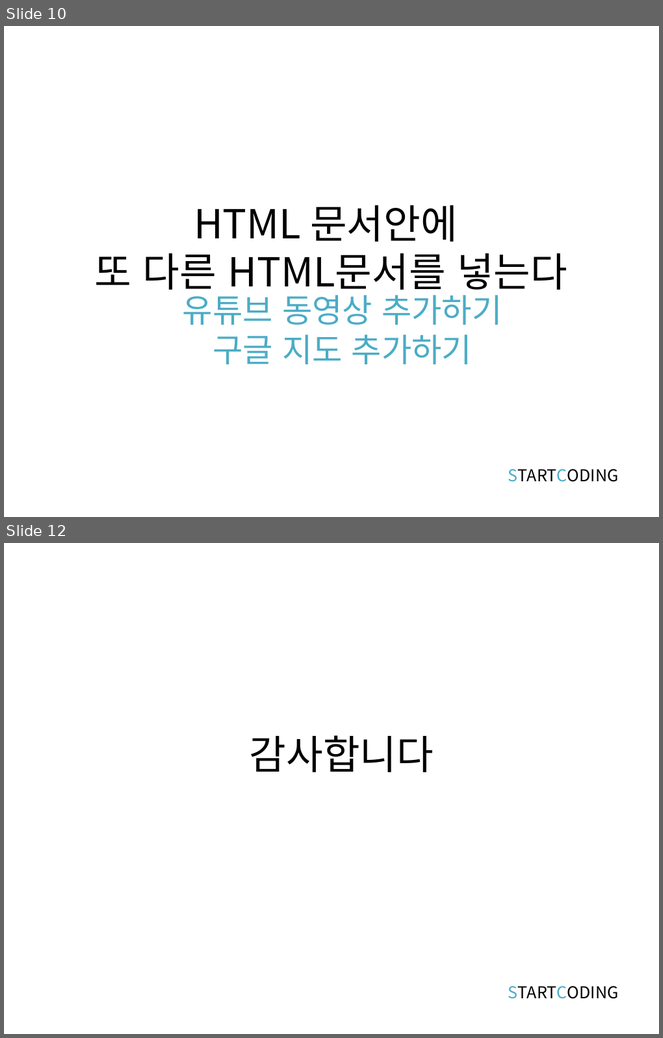
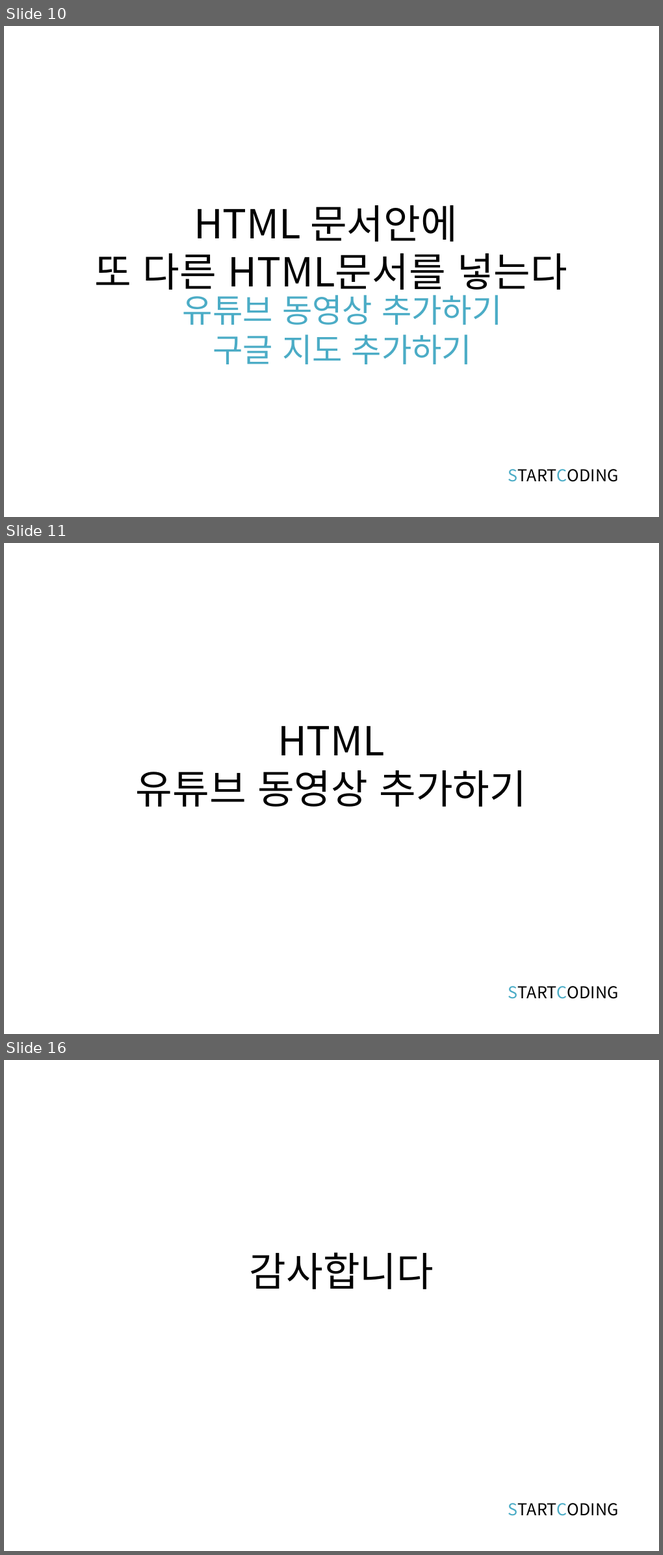
Before and after one commit to kwonkijun/web, a slide deck: 프론트엔드기초(PPT)/HTML5 3강_멀티미디어태그.pptx. Shown one above the other, each under a label of ours: slides 10 and 12 before the commit, slides 10, 11 and 16 after it; the slides between them are not shown. The pictures are 663x1038 and 663x1555 pixels, drawn with LibreOffice and Linux fonts; fonts in the diff are those of the drawing. Boxes give left, top, right and bottom in pixels: in the first picture for what was removed or moved away, otherwise in the second. Text is boxed around its words. In the diff, an @@ line names an element or a change of style, - is before the commit and + after.

```diff
--- a/프론트엔드기초(PPT)/HTML5 3강_멀티미디어태그.pptx
+++ b/프론트엔드기초(PPT)/HTML5 3강_멀티미디어태그.pptx
@@ slide 11 added at box(4, 543, 659, 1034), background #FFFFFF @@
@@ text added at box(136, 726, 527, 807), 44 pt, text #000000 @@
+HTML
+유튜브 동영상 추가하기
@@ text added at box(508, 986, 619, 999), 18 pt, text #000000 @@
+STARTCODING
@@ what was slide 12 is now slide 16 @@
```
Also in this commit, not shown: 2 slides changed, 3 other slides added, 19 other files.
